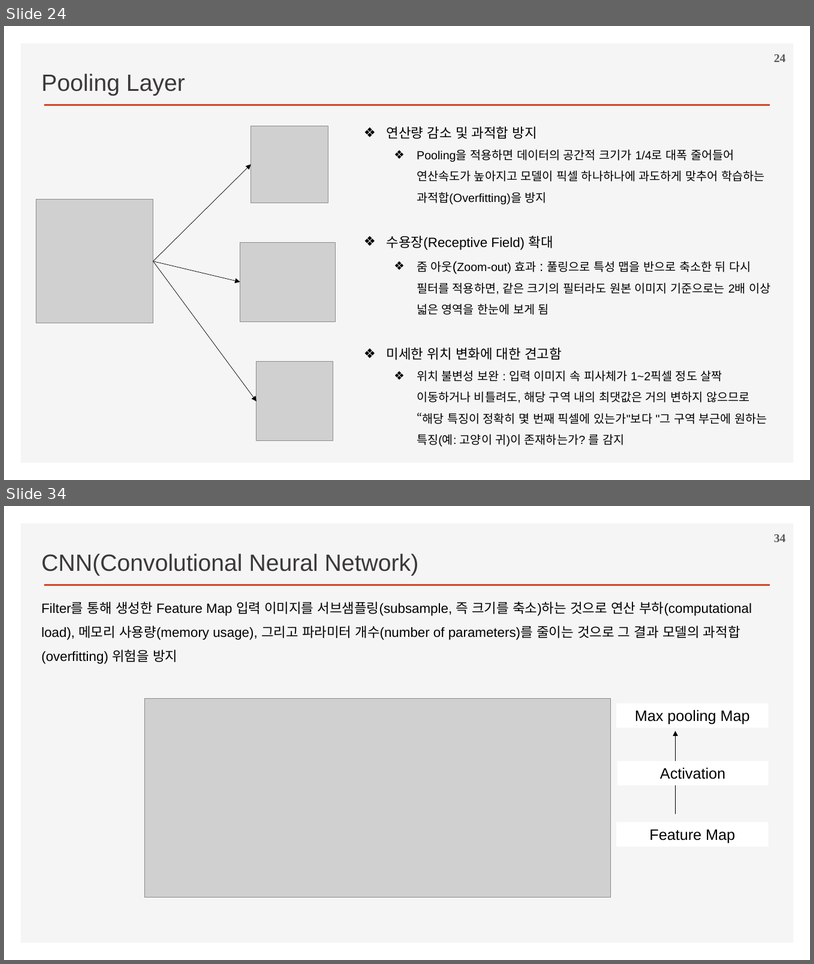
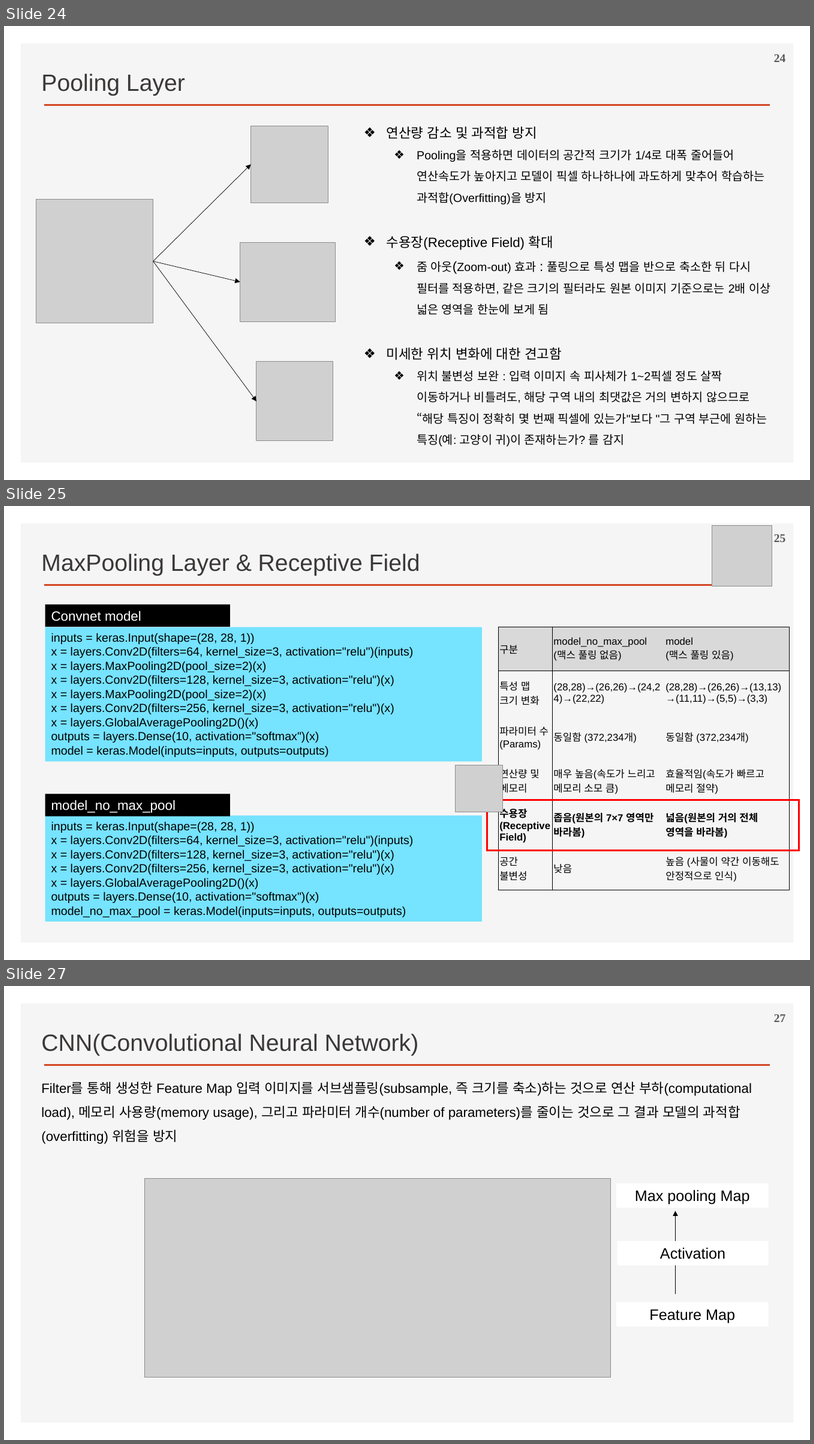
Before and after one commit to ancestor9/2026_Fall_Deep-Learning-with-Python, a slide deck: Chapter 08 Image Classification.pptx. Shown one above the other, each under a label of ours: slides 24 and 34 before the commit, slides 24, 25 and 27 after it; the slides between them are not shown. The pictures are 814x964 and 814x1444 pixels, drawn with LibreOffice and Linux fonts; fonts in the diff are those of the drawing; grey boxes stand for pictures; background and template pictures are left out. Boxes give left, top, right and bottom in pixels: in the first picture for what was removed or moved away, otherwise in the second. Text is boxed around its words. In the diff, an @@ line names an element or a change of style, - is before the commit and + after.

```diff
--- a/Chapter 08 Image Classification.pptx
+++ b/Chapter 08 Image Classification.pptx
@@ slide 25 added at [4,506,810,960], background #FFFFFF; not listed: 2 template elements that a slide beside it also shows @@
@@ picture added at [713,526,773,586] @@
@@ page number added at [774,534,786,542], 14 pt, text #595959, bold @@
+25
@@ text added at [41,553,420,576], 28 pt, text #3B3838 @@
+MaxPooling Layer & Receptive Field
@@ rectangle added at [45,604,230,627], fill #000000, 16 pt, text #FFFFFF @@
+Convnet model
@@ rectangle added at [45,627,482,761], fill #76E3FF, 14 pt, text #000000 @@
+inputs = keras.Input(shape=(28, 28, 1))
+x = layers.Conv2D(filters=64, kernel_size=3, activation="relu")(inputs)
+x = layers.MaxPooling2D(pool_size=2)(x)
+x = layers.Conv2D(filters=128, kernel_size=3, activation="relu")(x)
+x = layers.MaxPooling2D(pool_size=2)(x)
+x = layers.Conv2D(filters=256, kernel_size=3, activation="relu")(x)
+x = layers.GlobalAveragePooling2D()(x)
+outputs = layers.Dense(10, activation="softmax")(x)
+model = keras.Model(inputs=inputs, outputs=outputs)
@@ table added at [499,627,789,890], 6 rows, 3 columns @@
+구분 | model_no_max_pool / (맥스 풀링 없음) | model / (맥스 풀링 있음)
+특성 맵 / 크기 변화 | (28,28)→(26,26)→(24,24)→(22,22) | (28,28)→(26,26)→(13,13)→(11,11)→(5,5)→(3,3)
+파라미터 수(Params) | 동일함 (372,234개) | 동일함 (372,234개)
+연산량 및 / 메모리 | 매우 높음(속도가 느리고 메모리 소모 큼) | 효율적임(속도가 빠르고 메모리 절약)
+수용장 / (Receptive / Field) | 좁음(원본의 7×7 영역만 바라봄) | 넓음(원본의 거의 전체 영역을 바라봄)
+공간 / 불변성 | 낮음 | 높음 (사물이 약간 이동해도 안정적으로 인식)
@@ picture added at [456,765,503,812] @@
@@ rectangle added at [45,794,230,816], fill #000000, 16 pt, text #FFFFFF @@
+model_no_max_pool
@@ rectangle added at [488,799,800,850], outline #FF0000 2.25 pt @@
@@ rectangle added at [45,815,482,921], fill #76E3FF, 14 pt, text #000000 @@
+inputs = keras.Input(shape=(28, 28, 1))
+x = layers.Conv2D(filters=64, kernel_size=3, activation="relu")(inputs)
+x = layers.Conv2D(filters=128, kernel_size=3, activation="relu")(x)
+x = layers.Conv2D(filters=256, kernel_size=3, activation="relu")(x)
+x = layers.GlobalAveragePooling2D()(x)
+outputs = layers.Dense(10, activation="softmax")(x)
+model_no_max_pool = keras.Model(inputs=inputs, outputs=outputs)
@@ what was slide 34 is now slide 27 @@
@@ page number at [774,1014,786,1022]: text changed @@
-34
+27
```
Also in this commit, not shown: 5 other slides added.
